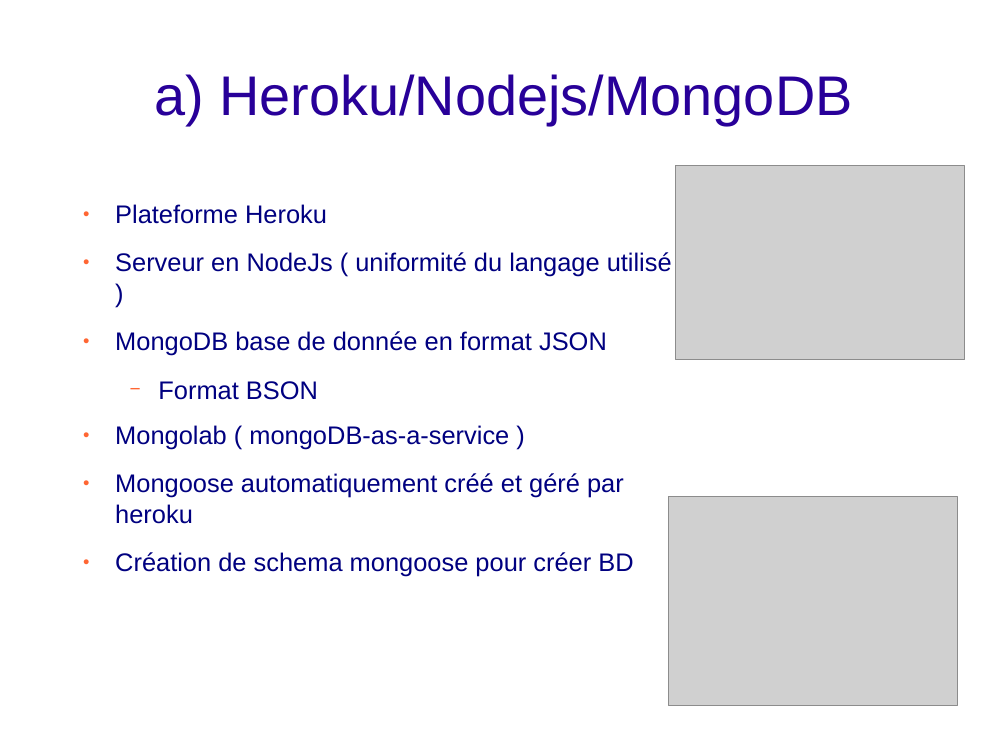
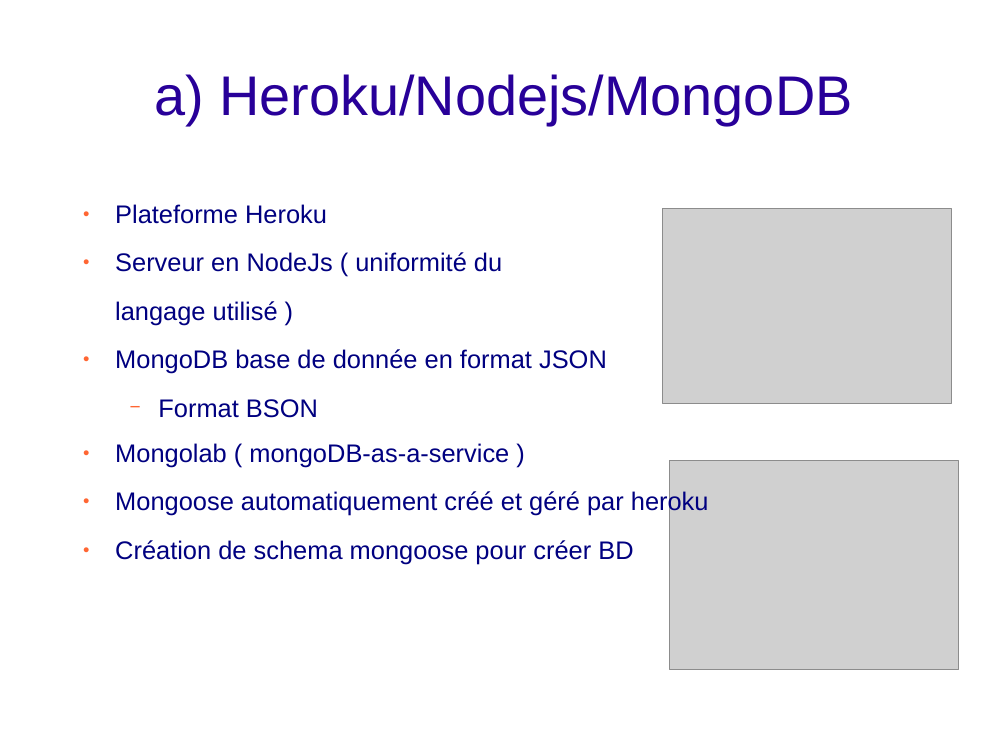
Before and after one commit to bigoud/e-cave, a slide deck: slide 10 of Presentation.odp. Drawn at 1008x756 pixels with LibreOffice and Linux fonts; fonts in the diff are those of the drawing; grey boxes stand for pictures; background and template pictures are left out. Boxes give left, top, right and bottom in pixels: in the first picture for what was removed or moved away, otherwise in the second. Text is boxed around its words. In the diff, an @@ line names an element or a change of style, - is before the commit and + after.

```diff
--- a/Presentation.odp
+++ b/Presentation.odp
@@ picture: place and size @@
-picture at [676, 166, 965, 360]
+picture at [662, 209, 951, 403]
@@ text at [115, 252, 502, 325]: text changed @@
-● Serveur en NodeJs ( uniformité du langage utilisé )
+● Serveur en NodeJs ( uniformité du
+langage utilisé )
@@ picture: place and size @@
-picture at [669, 497, 958, 705]
+picture at [670, 461, 959, 670]
```
Also in this commit, not shown: 11 other slides changed, 2 other files.
